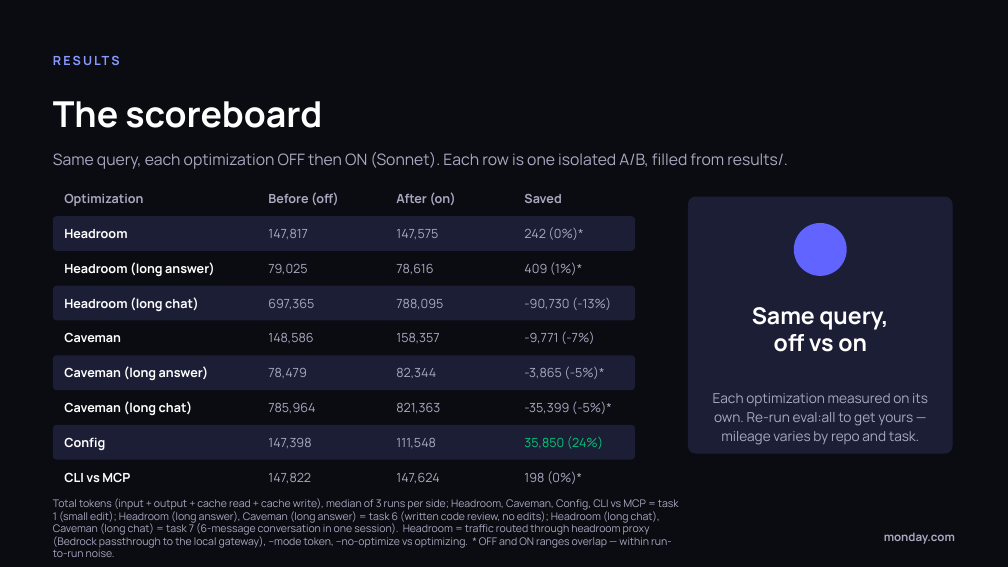
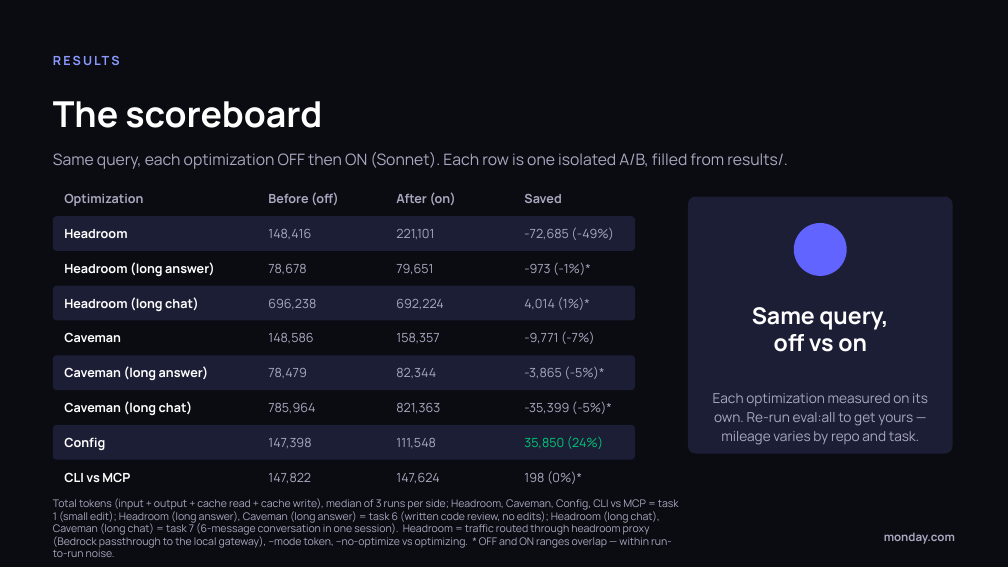
Before and after one commit to mxvtk/token-lab, a slide deck: slide 14 of deck/token-spend-workshop.pptx. Drawn at 1008x567 pixels with LibreOffice and Linux fonts; fonts in the diff are those of the drawing. Boxes give left, top, right and bottom in pixels: in the first picture for what was removed or moved away, otherwise in the second. Text is boxed around its words. In the diff, an @@ line names an element or a change of style, - is before the commit and + after.

```diff
--- a/deck/token-spend-workshop.pptx
+++ b/deck/token-spend-workshop.pptx
@@ text at (268,229,311,239): text changed @@
-147,817
+148,416
@@ text at (396,229,434,239): text changed @@
-147,575
+221,101
@@ text at (524,227,614,240): text changed @@
-242 (0%)*
+-72,685 (-49%)
@@ text at (268,264,306,274): text changed @@
-79,025
+78,678
@@ text at (396,264,433,274): text changed @@
-78,616
+79,651
@@ text at (524,262,591,275): text changed @@
-409 (1%)*
+-973 (-1%)*
@@ text at (268,299,316,309): text changed @@
-697,365
+696,238
@@ text at (396,299,443,309): text changed @@
-788,095
+692,224
@@ text at (524,297,590,310): text changed @@
--90,730 (-13%)
+4,014 (1%)*
```
Also in this commit, not shown: 1 other slide changed, 2 slides added, 1 slide removed, 37 other files.
